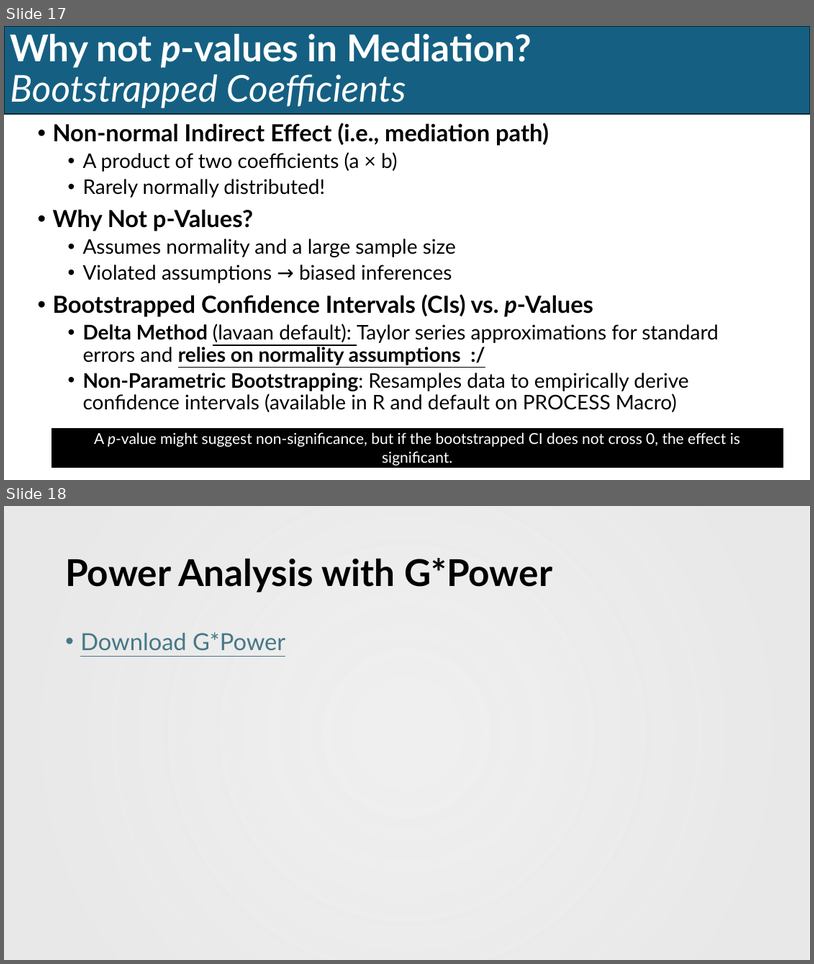
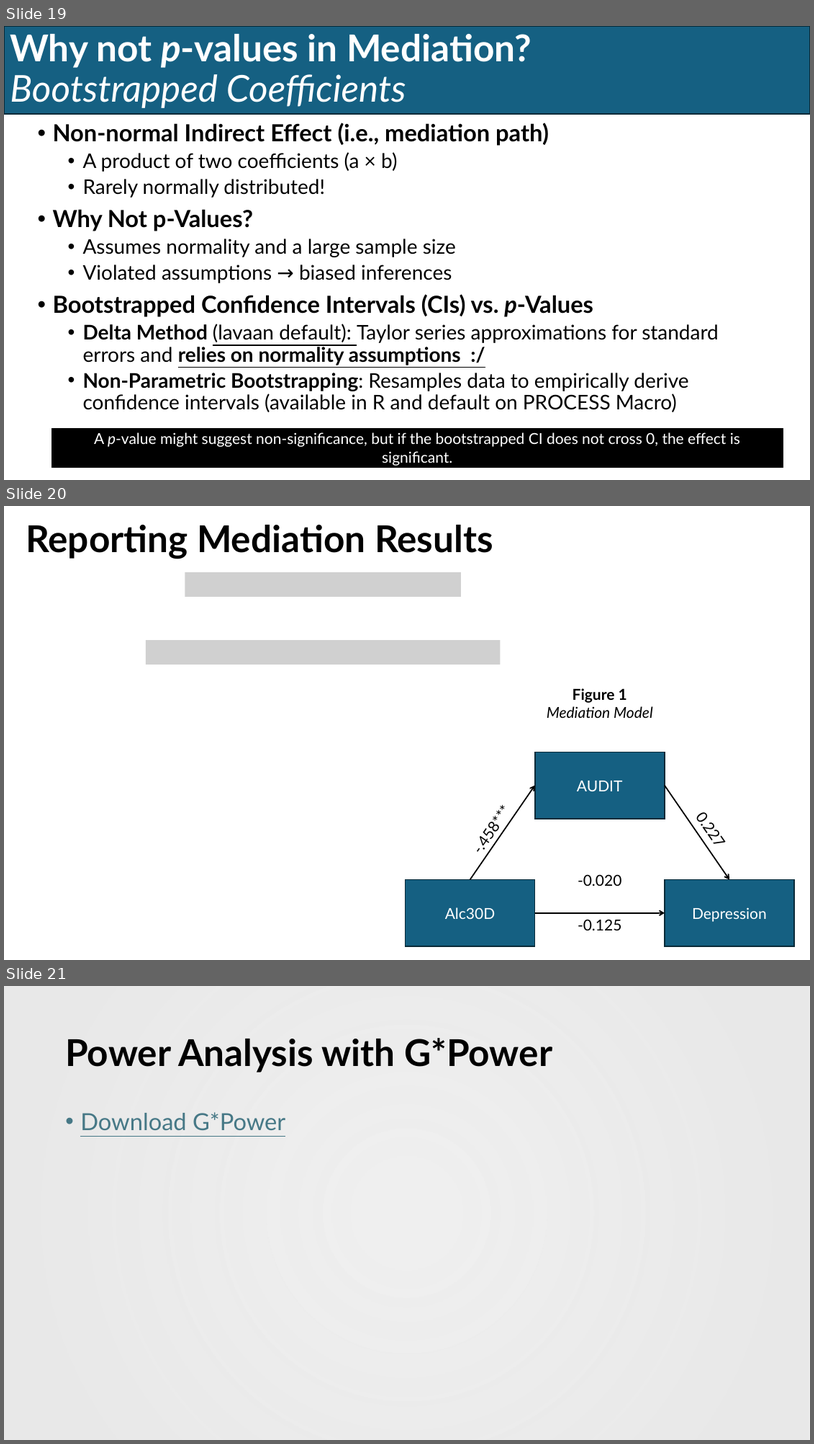
Before and after one commit to EwokOzwok/Data-Analysis-II---CBHPAR-Seminar, a slide deck: Data Analysis II - Mediation and Moderation.pptx. Shown one above the other, each under a label of ours: slides 17 and 18 before the commit, slides 19, 20 and 21 after it. The pictures are 814x964 and 814x1444 pixels, drawn with LibreOffice and Linux fonts; fonts in the diff are those of the drawing; grey boxes stand for pictures; background and template pictures are left out. Boxes give left, top, right and bottom in pixels: in the first picture for what was removed or moved away, otherwise in the second. Text is boxed around its words. In the diff, an @@ line names an element or a change of style, - is before the commit and + after.

Commit message:
Final Mediation Updates

```diff
--- a/Data Analysis II - Mediation and Moderation.pptx
+++ b/Data Analysis II - Mediation and Moderation.pptx
@@ slide 20 added at (4, 506, 810, 960), background #FFFFFF @@
@@ title added at (26, 525, 494, 559), 44 pt, text #000000, bold @@
+Reporting Mediation Results
@@ picture added at (185, 572, 461, 596) @@
@@ picture added at (146, 641, 500, 664) @@
@@ text added at (547, 688, 653, 718), 18 pt, text #000000, italic @@
+Figure 1
+Mediation Model
@@ text added at (463, 732, 564, 863), 18 pt, text #000000 @@
+-.458***
@@ group added at (406, 752, 795, 946): 3 rectangles, 3 arrows @@
+Alc30D
+Depression
+AUDIT
@@ text added at (692, 818, 718, 834), 18 pt, text #000000 @@
+0.227
@@ text added at (578, 874, 622, 885), 18 pt, text #000000 @@
+-0.020
@@ text added at (578, 919, 622, 930), 18 pt, text #000000 @@
+-0.125
@@ what was slide 17 is now slide 19 @@
@@ what was slide 18 is now slide 21 @@
```
Also in this commit, not shown: 2 slides changed, 2 other slides added, 2 other files.
